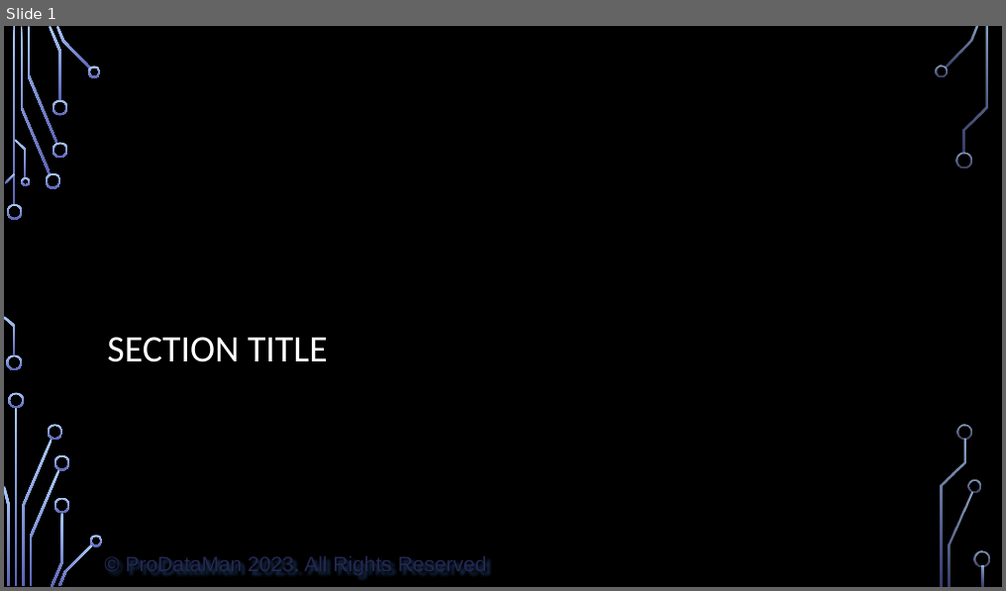
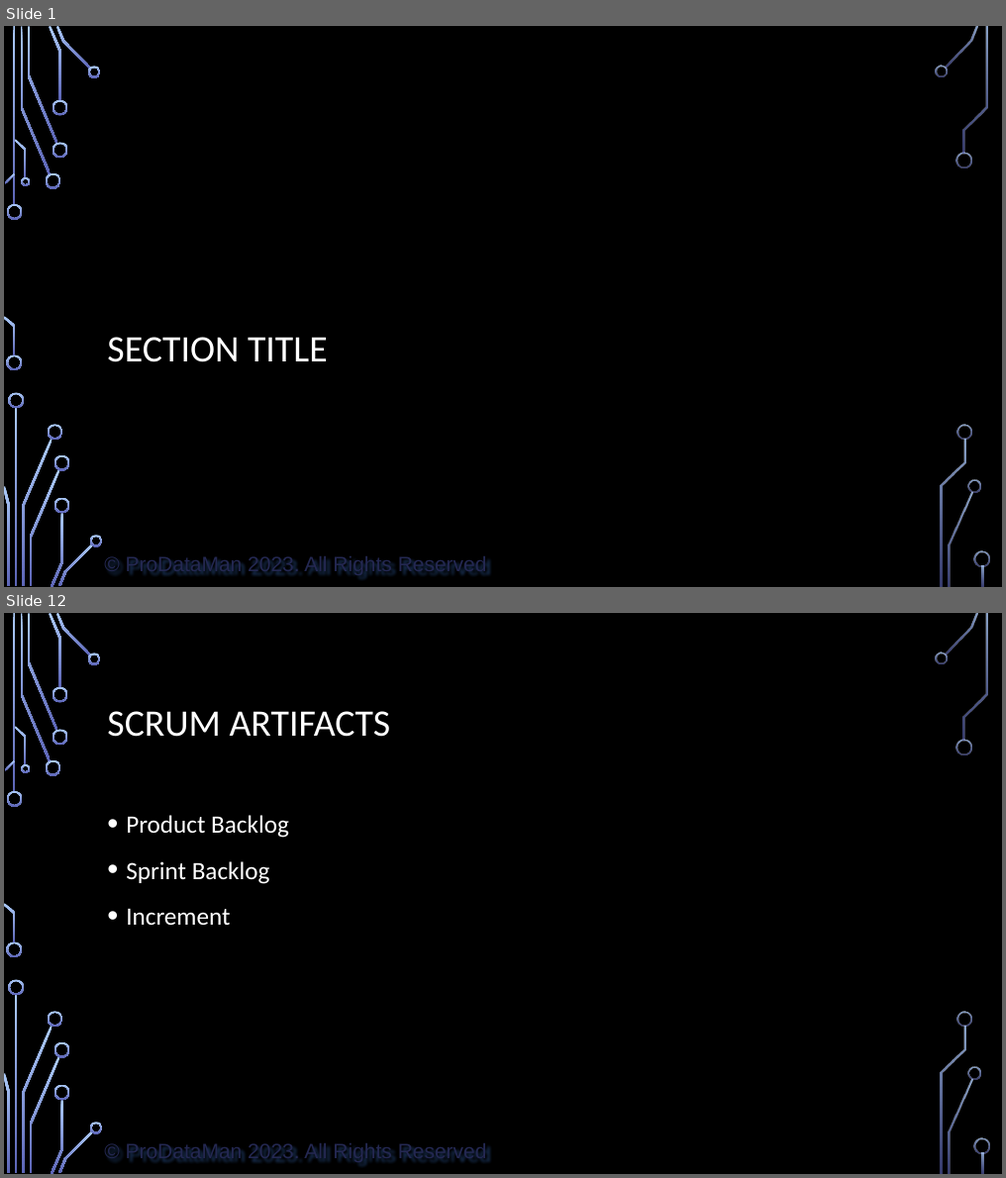
Before and after one commit to ProDataMan/Course-Outlines, a slide deck: Sample PowerPoint with Notes.pptx. Shown one above the other, each under a label of ours: slide 1 before the commit, slides 1 and 12 after it; the slides between them are not shown. The pictures are 1006x591 and 1006x1178 pixels, drawn with LibreOffice and Linux fonts; fonts in the diff are those of the drawing; background and template pictures are left out. Boxes give left, top, right and bottom in pixels: in the first picture for what was removed or moved away, otherwise in the second. Text is boxed around its words. In the diff, an @@ line names an element or a change of style, - is before the commit and + after.

```diff
--- a/Sample PowerPoint with Notes.pptx
+++ b/Sample PowerPoint with Notes.pptx
@@ slide 12 added at [4, 613, 1002, 1174], background picture (left out); not listed: 37 template elements that a slide beside it also shows @@
@@ title added at [107, 711, 391, 737], 27 pt, text #FFFFFF @@
+SCRUM ARTIFACTS
@@ text added at [126, 815, 289, 925], 18 pt, text #FFFFFF @@
+• Product Backlog
+• Sprint Backlog
+• Increment
```
Also in this commit, not shown: 1 slide changed, 20 other slides added, 4 slides removed, 3 other files.
